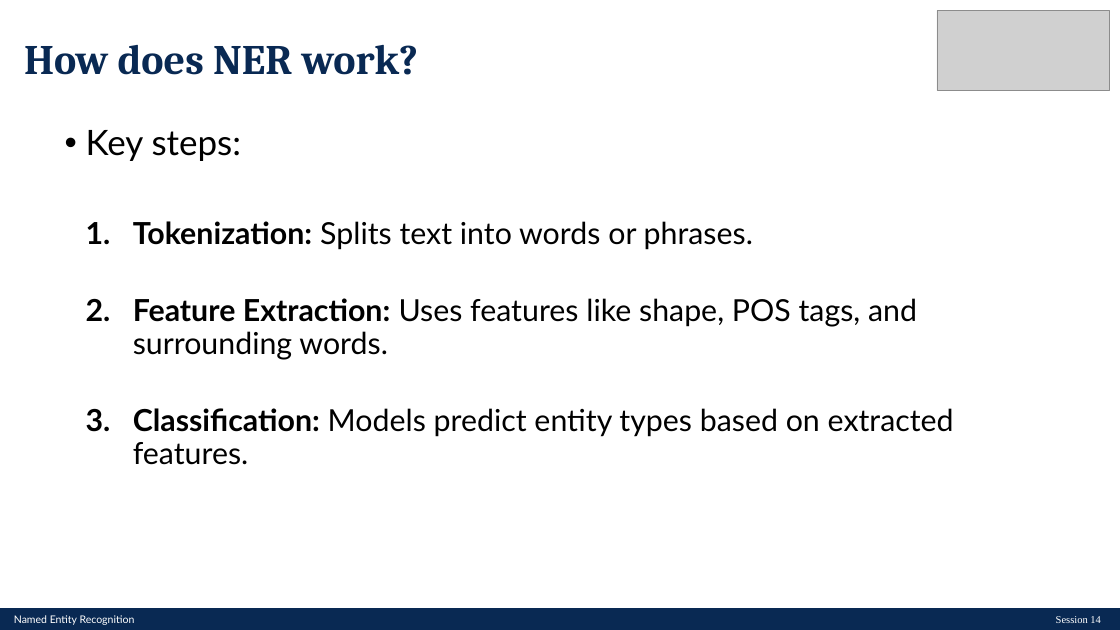
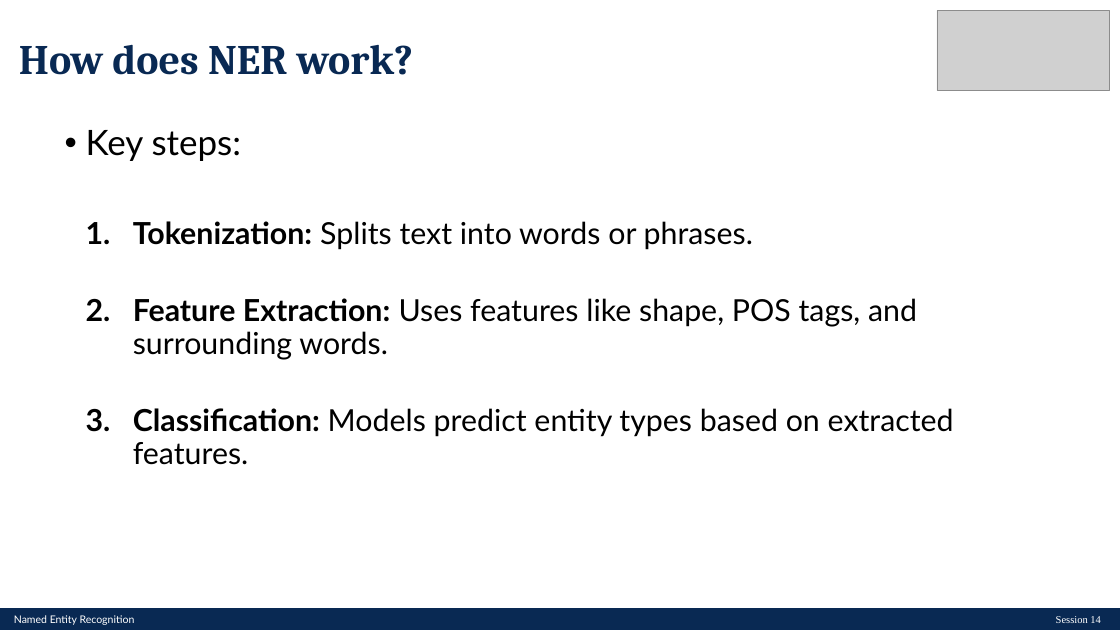
Before and after one commit to LCDA-UCP/tac-hands-on, a slide deck: slide 6 of lectures/TAC-Session14.pptx. Drawn at 1120x630 pixels with LibreOffice and Linux fonts; fonts in the diff are those of the drawing; grey boxes stand for pictures. Boxes give left, top, right and bottom in pixels: in the first picture for what was removed or moved away, otherwise in the second. Text is boxed around its words. In the diff, an @@ line names an element or a change of style, - is before the commit and + after.

```diff
--- a/lectures/TAC-Session14.pptx
+++ b/lectures/TAC-Session14.pptx
@@ title "How does NER work?": place and size @@
-title "How does NER work?" at bbox=[24, 45, 419, 75]
+title "How does NER work?" at bbox=[19, 45, 414, 75]
```
Also in this commit, not shown: 3 other files.
